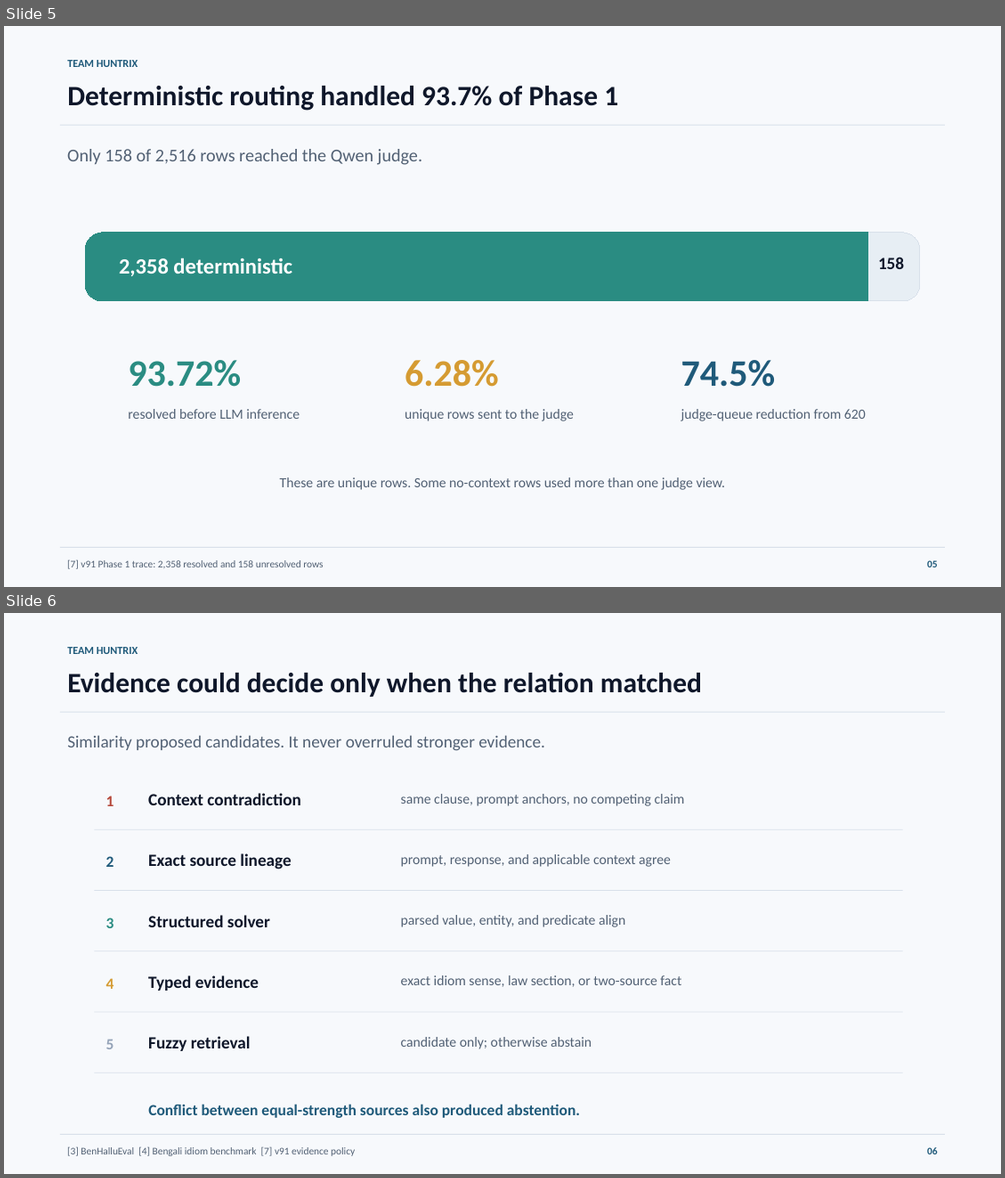
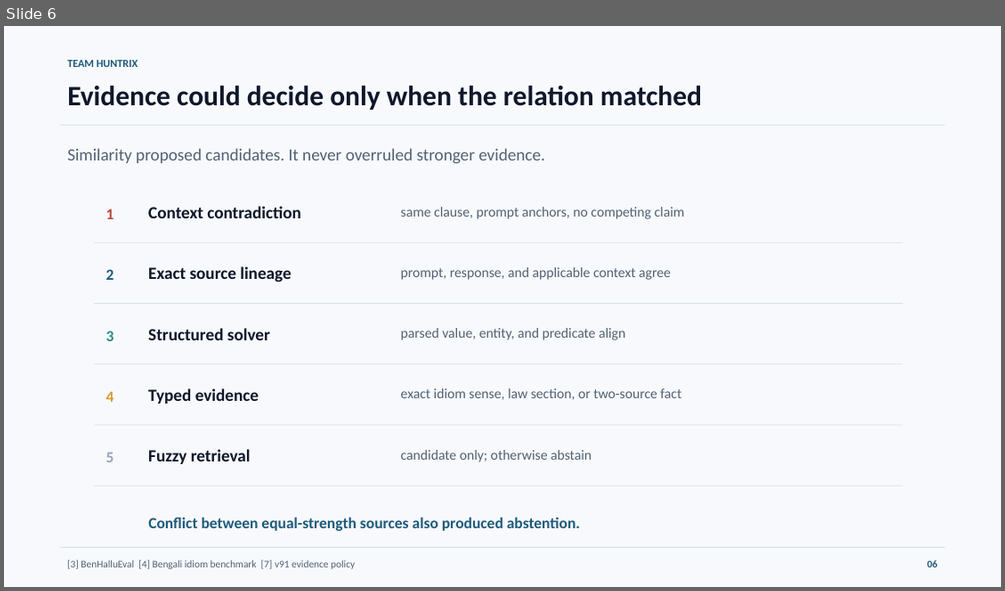
Before and after one commit to Seyamalam/bengali-hallucination-v91-submission, a slide deck: presentation/Huntrix_Final_Presentation.pptx. Shown one above the other, each under a label of ours: slides 5 and 6 before the commit, slide 6 after it. The pictures are 1005x1178 and 1005x591 pixels, drawn with LibreOffice and Linux fonts; fonts in the diff are those of the drawing. Boxes give left, top, right and bottom in pixels: in the first picture for what was removed or moved away, otherwise in the second. Text is boxed around its words. In the diff, an @@ line names an element or a change of style, - is before the commit and + after.

```diff
--- a/presentation/Huntrix_Final_Presentation.pptx
+++ b/presentation/Huntrix_Final_Presentation.pptx
@@ slide 5 removed at <box>4,26,1001,587</box>, background #F7F9FC @@
@@ text removed at <box>67,60,138,67</box> @@
-TEAM HUNTRIX
@@ text removed at <box>67,86,618,111</box> @@
-Deterministic routing handled 93.7% of Phase 1
@@ line removed from (60, 125) to (945, 125) @@
@@ text removed at <box>67,149,422,165</box> @@
-Only 158 of 2,516 rows reached the Qwen judge.
@@ rounded rectangle removed at <box>85,232,920,301</box> @@
@@ rounded rectangle removed at <box>85,232,867,301</box> @@
@@ rectangle removed at <box>852,232,867,301</box> @@
@@ text removed at <box>119,257,292,276</box> @@
-2,358 deterministic
@@ text removed at <box>878,257,904,269</box> @@
-158
@@ text removed at <box>128,360,241,386</box> @@
-93.72%
@@ text removed at <box>404,360,499,386</box> @@
-6.28%
@@ text removed at <box>681,360,776,386</box> @@
-74.5%
@@ text removed at <box>128,409,299,418</box> @@
-resolved before LLM inference
@@ text removed at <box>404,409,574,421</box> @@
-unique rows sent to the judge
@@ text removed at <box>681,409,866,421</box> @@
-judge-queue reduction from 620
@@ text removed at <box>280,477,726,490</box> @@
-These are unique rows. Some no-context rows used more than one judge view.
@@ line removed from (60, 548) to (945, 548) @@
@@ text removed at <box>67,559,323,569</box> @@
-[7] v91 Phase 1 trace: 2,358 resolved and 158 unresolved rows
@@ text removed at <box>927,560,938,567</box> @@
-05
```
Also in this commit, not shown: 5 slides changed, 3 slides added, 2 other slides removed, 4 other files.
